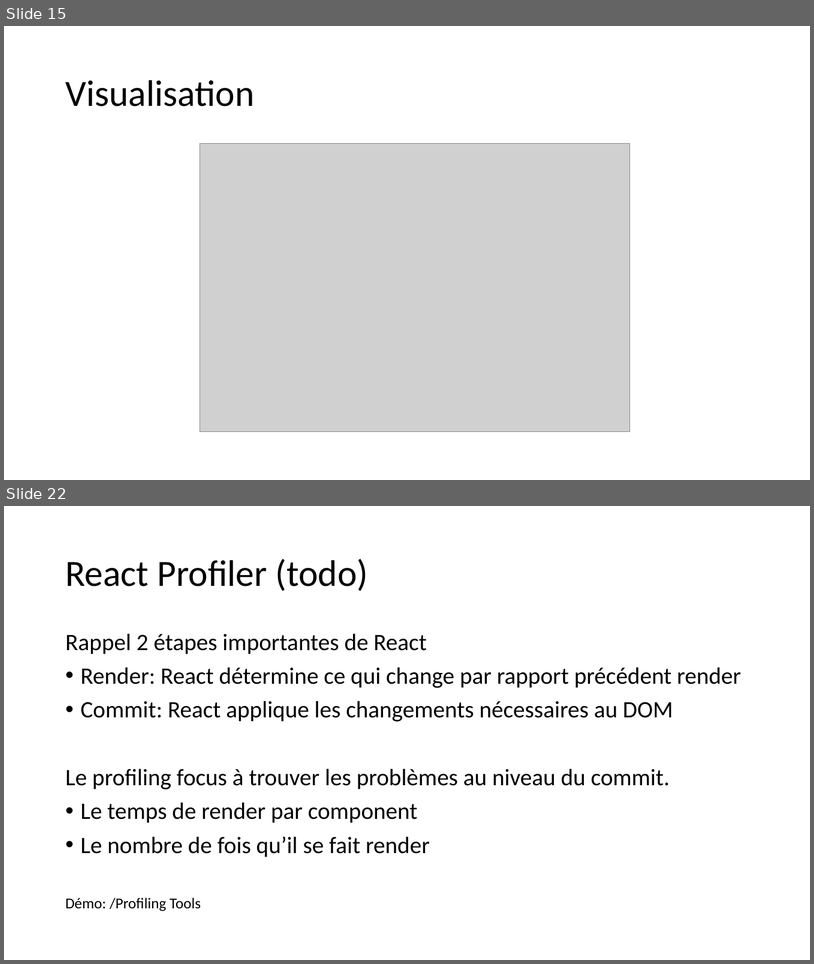
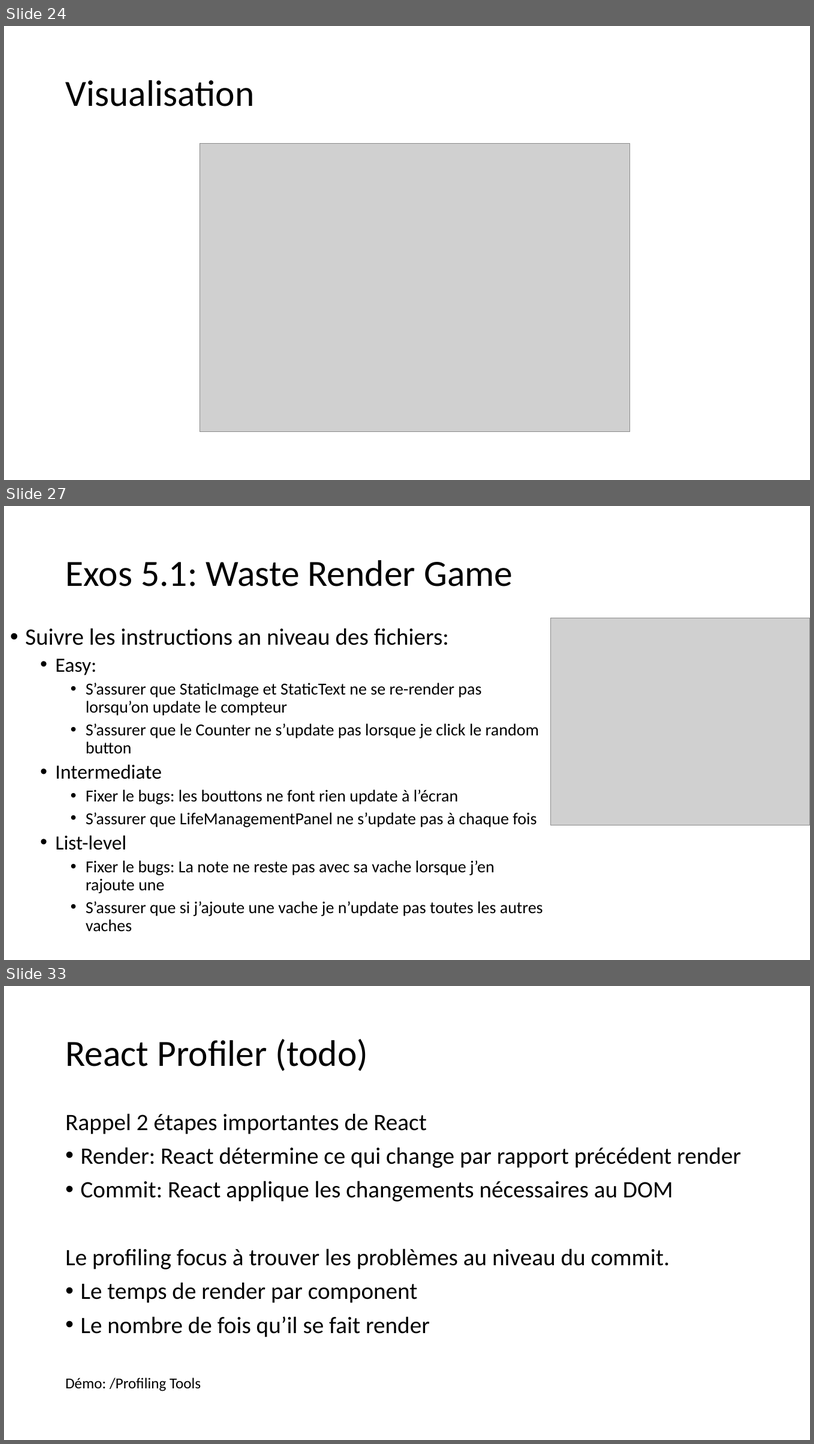
Before and after one commit to samuelgaudreau/formation-front-end-3, a slide deck: part-2/React-Perfo.pptx. Shown one above the other, each under a label of ours: slides 15 and 22 before the commit, slides 24, 27 and 33 after it; the slides between them are not shown. The pictures are 814x964 and 814x1444 pixels, drawn with LibreOffice and Linux fonts; fonts in the diff are those of the drawing; grey boxes stand for pictures. Boxes give left, top, right and bottom in pixels: in the first picture for what was removed or moved away, otherwise in the second. Text is boxed around its words. In the diff, an @@ line names an element or a change of style, - is before the commit and + after.

```diff
--- a/part-2/React-Perfo.pptx
+++ b/part-2/React-Perfo.pptx
@@ slide 27 added at (x1=4, y1=506, x2=810, y2=960), background #FFFFFF @@
@@ title added at (x1=65, y1=560, x2=513, y2=586), 44 pt, text #000000 @@
+Exos 5.1: Waste Render Game
@@ text added at (x1=25, y1=628, x2=543, y2=931), 20 pt, text #000000 @@
+• Suivre les instructions an niveau des fichiers:
+  • Easy:
+    • S’assurer que StaticImage et StaticText ne se re-render pas lorsqu’on update le compteur
+    • S’assurer que le Counter ne s’update pas lorsque je click le random button
+  • Intermediate
+    • Fixer le bugs: les bouttons ne font rien update à l’écran
+    • S’assurer que LifeManagementPanel ne s’update pas à chaque fois
+  • List-level
+    • Fixer le bugs: La note ne reste pas avec sa vache lorsque j’en rajoute une
+    • S’assurer que si j’ajoute une vache je n’update pas toutes les autres vaches
@@ picture added at (x1=551, y1=618, x2=810, y2=825) @@
@@ what was slide 15 is now slide 24 @@
@@ what was slide 22 is now slide 33 @@
```
Also in this commit, not shown: 11 slides changed, 12 other slides added, 1 slide removed, 10 other files.
